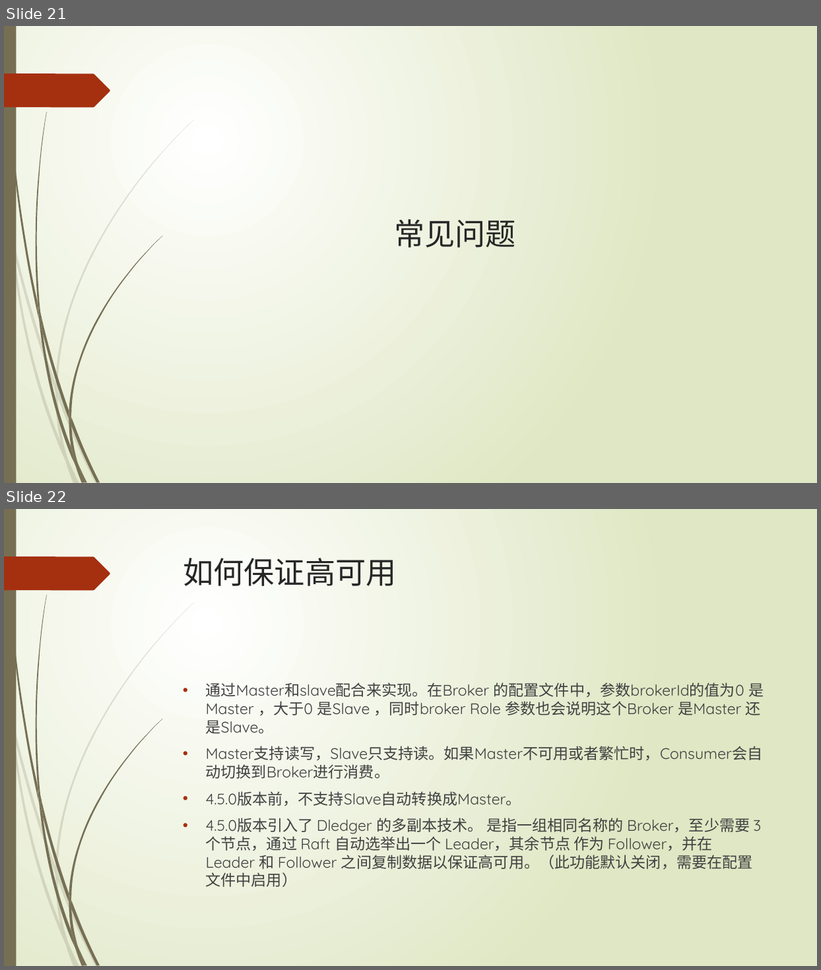
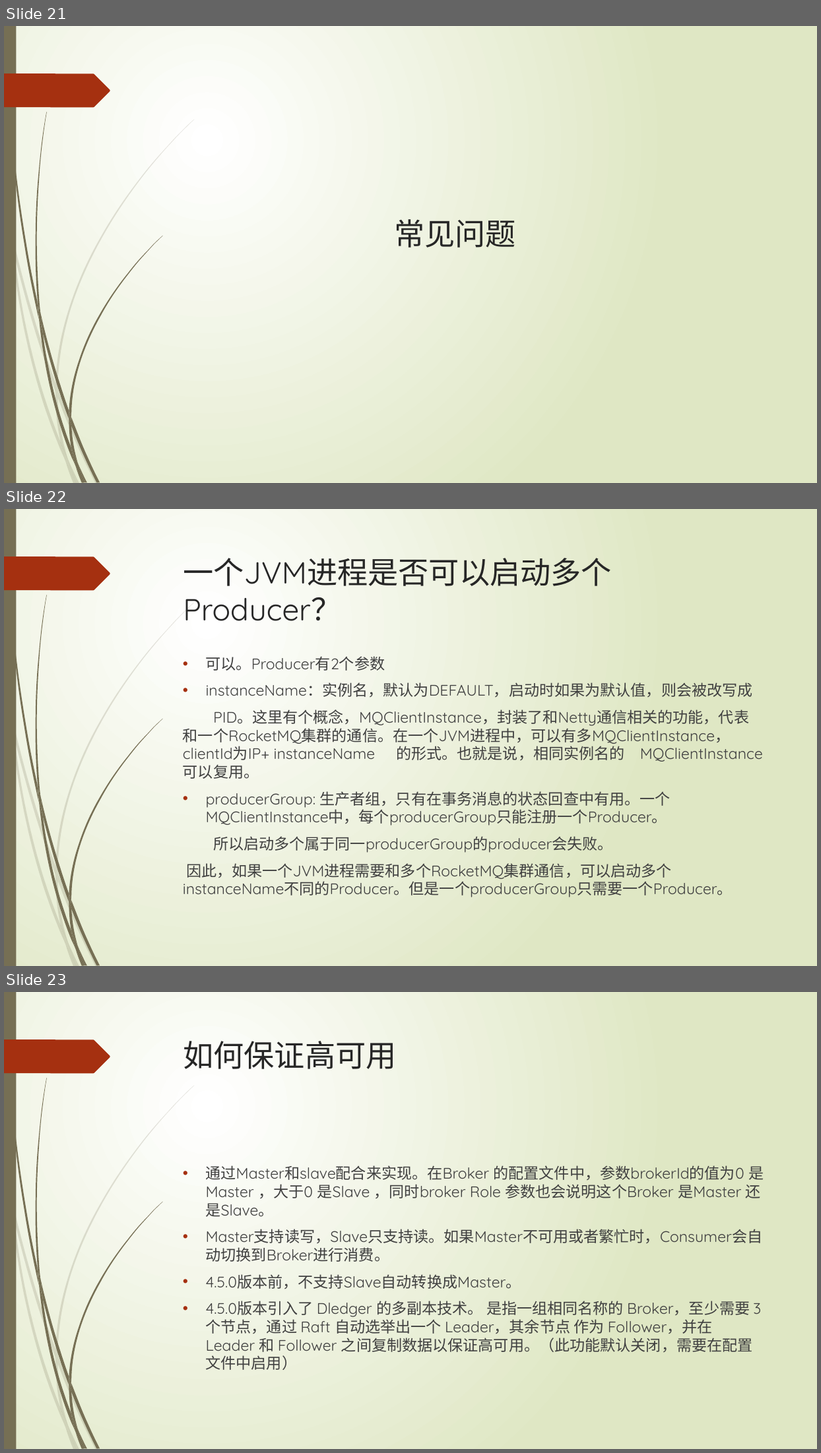
Before and after one commit to xljnc/rocketmqLearning, a slide deck: doc/RocketMQ简介.pptx. Shown one above the other, each under a label of ours: slides 21 and 22 before the commit, slides 21, 22 and 23 after it. The pictures are 821x970 and 821x1453 pixels, drawn with LibreOffice and Linux fonts; fonts in the diff are those of the drawing. Boxes give left, top, right and bottom in pixels: in the first picture for what was removed or moved away, otherwise in the second. Text is boxed around its words. In the diff, an @@ line names an element or a change of style, - is before the commit and + after.

```diff
--- a/doc/RocketMQ简介.pptx
+++ b/doc/RocketMQ简介.pptx
@@ slide 22 added at (x1=4, y1=509, x2=817, y2=966), background gradient #FFFFFF to #DFE8C4; not listed: 24 template elements that a slide beside it also shows @@
@@ title added at (x1=183, y1=558, x2=612, y2=586), 36 pt, text #262626 @@
+一个JVM进程是否可以启动多个Producer？
@@ text added at (x1=183, y1=656, x2=753, y2=898), 18 pt, text #404040 @@
+• 可以。Producer有2个参数
+• instanceName：实例名，默认为DEFAULT，启动时如果为默认值，则会被改写成
+PID。这里有个概念，MQClientInstance，封装了和Netty通信相关的功能，代表 和一个RocketMQ集群的通信。在一个JVM进程中，可以有多MQClientInstance， clientId为IP+ instanceName 的形式。也就是说，相同实例名的 MQClientInstance可以复用。
+• producerGroup: 生产者组，只有在事务消息的状态回查中有用。一个 MQClientInstance中，每个producerGroup只能注册一个Producer。
+所以启动多个属于同一producerGroup的producer会失败。
+因此，如果一个JVM进程需要和多个RocketMQ集群通信，可以启动多个instanceName不同的Producer。但是一个producerGroup只需要一个Producer。
@@ what was slide 22 is now slide 23 @@
```
Also in this commit, not shown: 1 slide changed, 1 other file.
